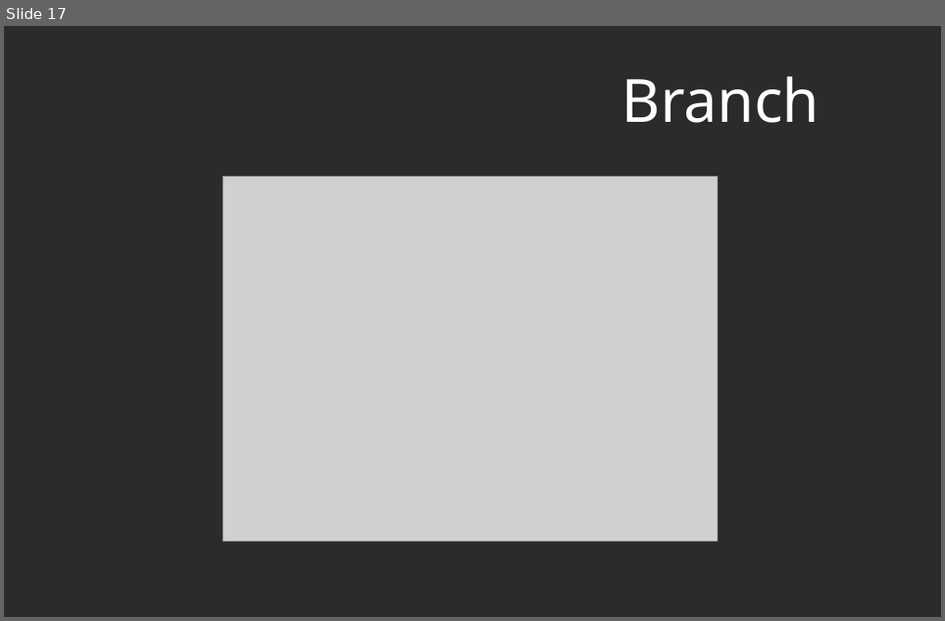
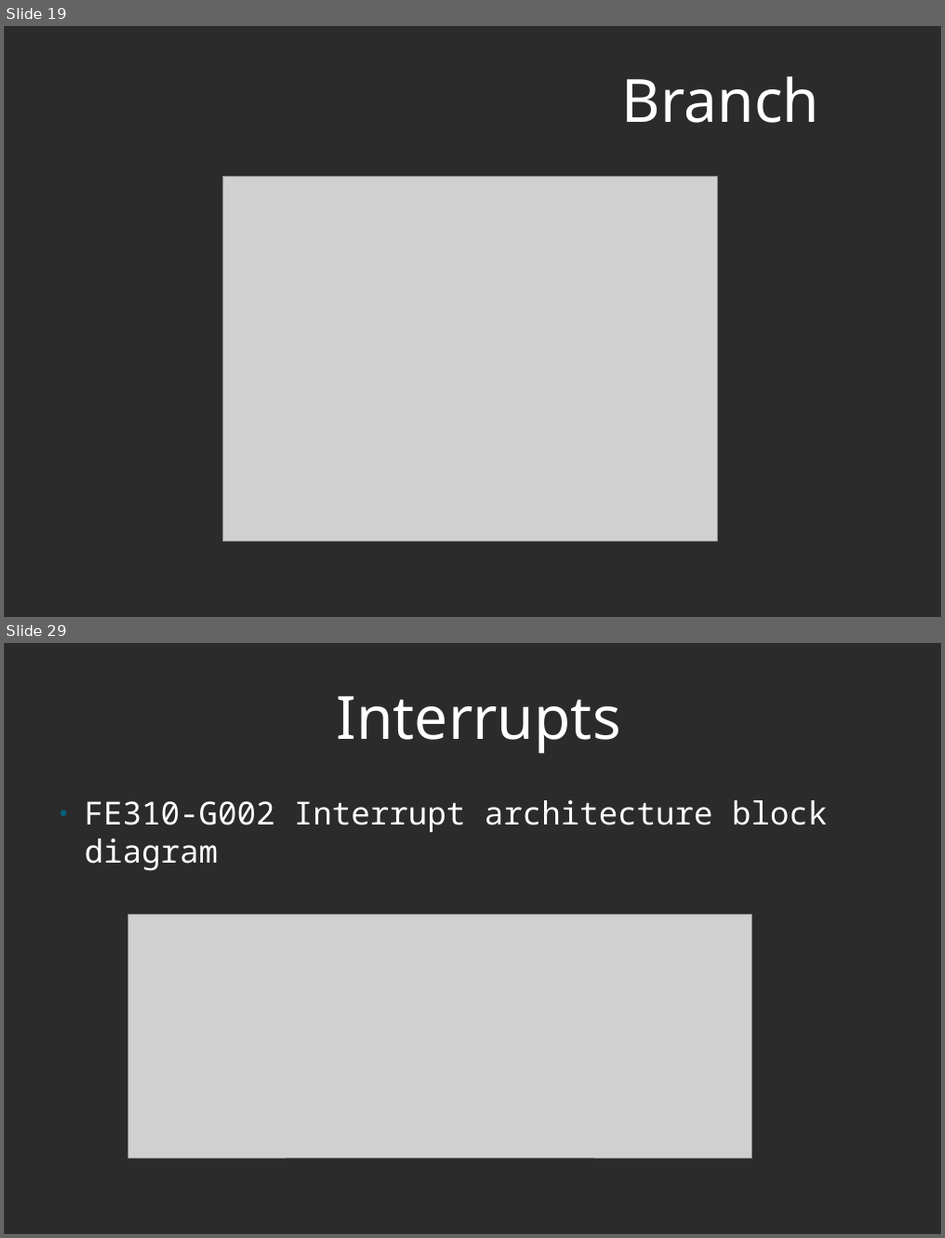
Before and after one commit to murthuja1708/desd_class, a slide deck: RISCV.odp. Shown one above the other, each under a label of ours: slide 17 before the commit, slides 19 and 29 after it; the slides between them are not shown. The pictures are 945x621 and 945x1238 pixels, drawn with LibreOffice and Linux fonts; fonts in the diff are those of the drawing; grey boxes stand for pictures; background and template pictures are left out; a plain dark background stands for a picture behind light text. Boxes give left, top, right and bottom in pixels: in the first picture for what was removed or moved away, otherwise in the second. Text is boxed around its words. In the diff, an @@ line names an element or a change of style, - is before the commit and + after.

Commit message:
added interrupt slides and also created separate slides for sifive interrupts and interrupts from risc-v specification

```diff
--- a/RISCV.odp
+++ b/RISCV.odp
@@ slide 29 added at [4, 643, 941, 1234], background picture (left out) @@
@@ title added at [337, 696, 622, 754], 60 pt, text #FFFFFF @@
+Interrupts
@@ text added at [85, 800, 827, 871], 32 pt, text #FFFFFF @@
+● FE310-G002 Interrupt architecture block diagram
@@ picture added at [128, 914, 752, 1157] @@
@@ what was slide 17 is now slide 19 @@
```
Also in this commit, not shown: 16 slides changed, 7 other slides added, 5 slides removed.
